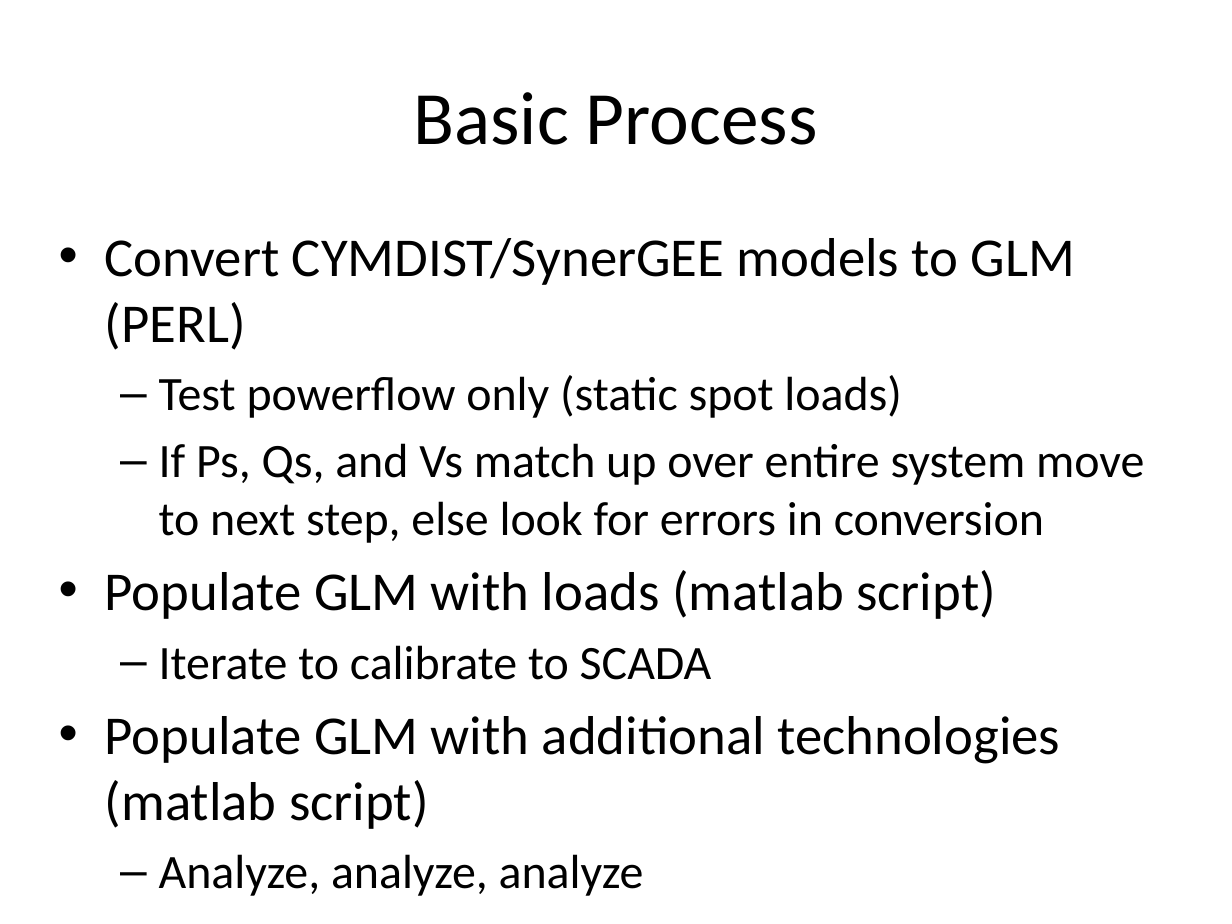
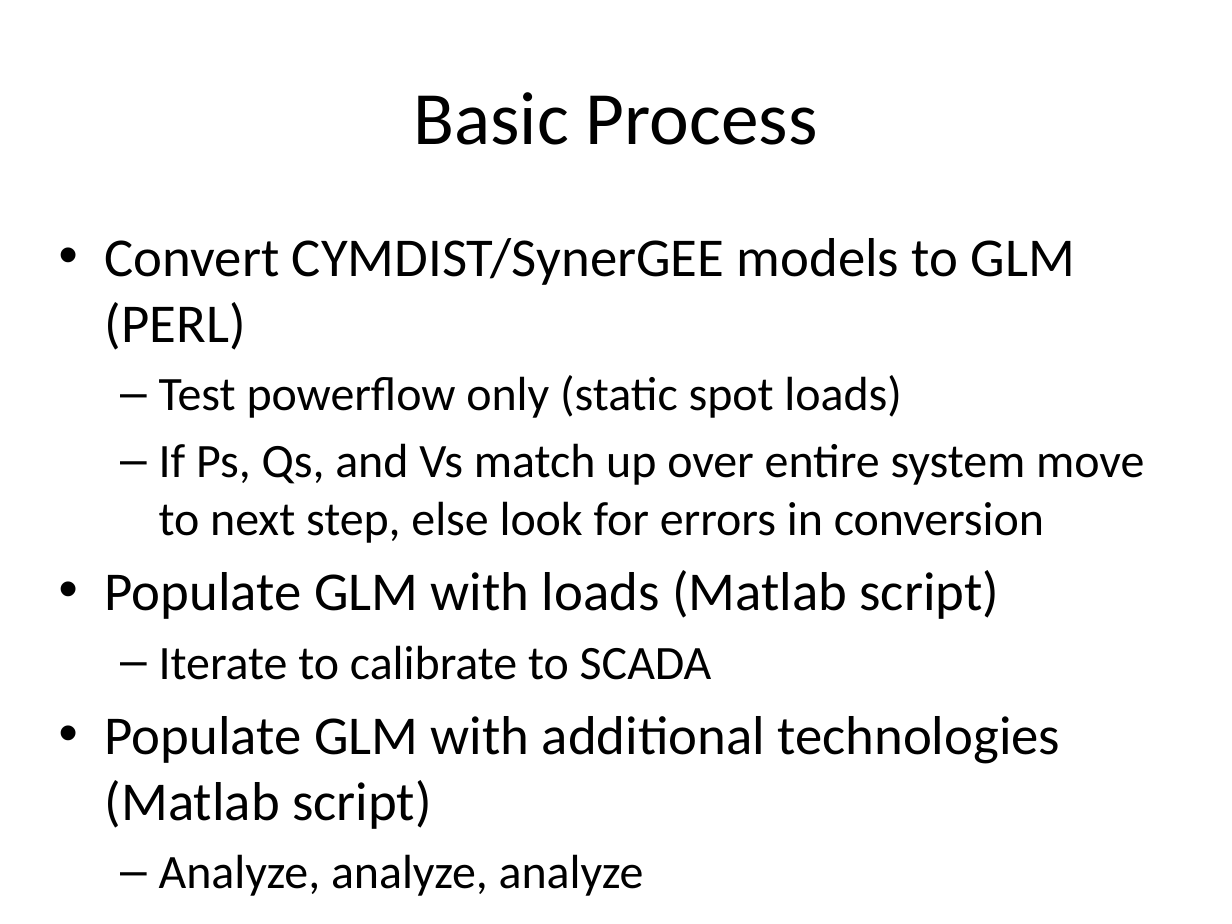
Before and after one commit to gridlab-d/course, a slide deck: slide 2 of ThreeDayCourse_v22/Day3/5.0 - ConvertingFeeders.pptx. Drawn at 1232x924 pixels with LibreOffice and Linux fonts; fonts in the diff are those of the drawing. Boxes give left, top, right and bottom in pixels: in the first picture for what was removed or moved away, otherwise in the second. Text is boxed around its words. In the diff, an @@ line names an element or a change of style, - is before the commit and + after.

```diff
--- a/ThreeDayCourse_v22/Day3/5.0 - ConvertingFeeders.pptx
+++ b/ThreeDayCourse_v22/Day3/5.0 - ConvertingFeeders.pptx
@@ text at box(105, 570, 999, 619): text changed @@
-• Populate GLM with loads (matlab script)
+• Populate GLM with loads (Matlab script)
@@ text at box(105, 716, 1060, 829): text changed @@
-• Populate GLM with additional technologies (matlab script)
+• Populate GLM with additional technologies (Matlab script)
```
Also in this commit, not shown: 9 other slides changed, 1 slide added.
